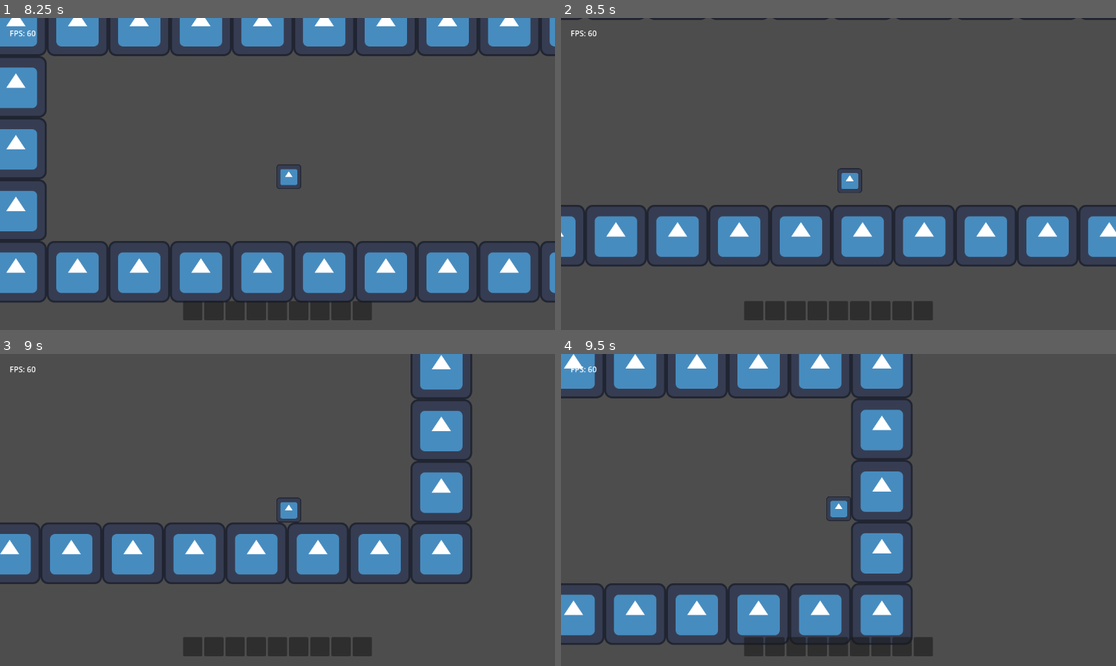
Above: before the commit, frames 1-4 (two rows, left to right).
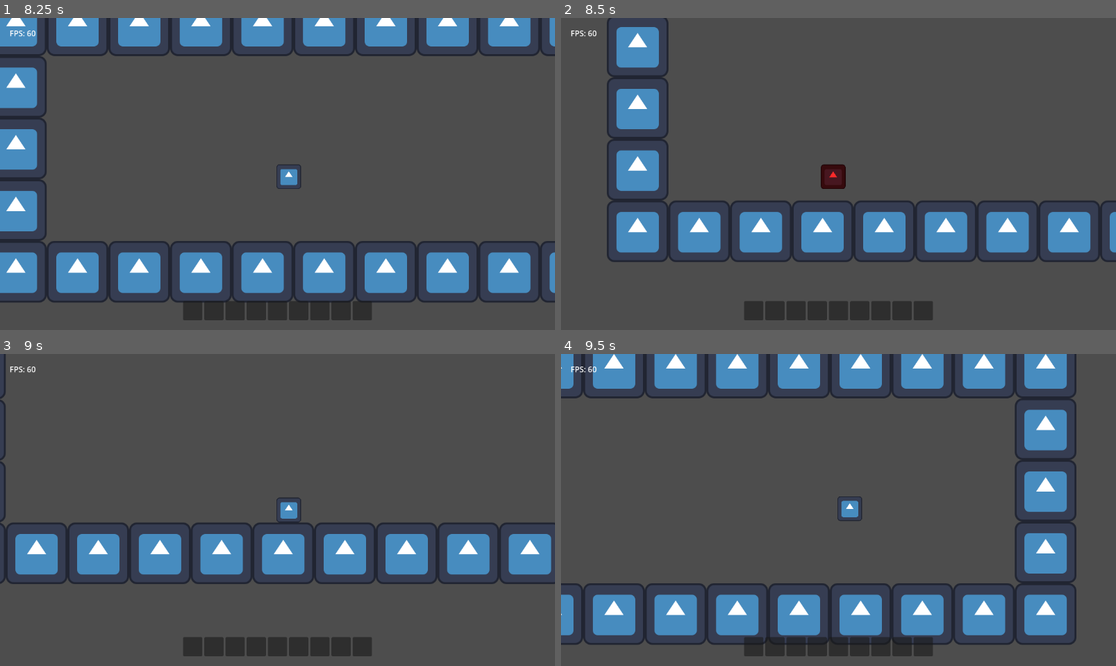
Above: after the commit, the same moments.

Repository: TheHumanMRP/RPG-Life-Tracker
Game: Godot game, scene res://Folders/Systems/Main/Scenes/main_scene.tscn
Same seed, same stepped clock (60 frames per second), same inputs: the game is played once before the commit and once after it. The engine's default icon, where the game draws it, is replaced by a stand-in: a white triangle on a blue panel in a dark square.
Inputs:
- Up to frame 1 (8.25 s): hold D (move_right) 0.53-2.03 s; tap Space (jump) at 0.77, 1.52, 3.02, 3.77, 4.52, 6.02, 6.77, 7.52 s; hold A (move_left) 2.03-2.78 s; hold D (move_right) 2.78-4.28 s; hold A (move_left) 4.28-5.03 s; hold D (move_right) 5.03-5.78 s; hold A (move_left) 5.78-7.28 s; hold D (move_right) from 7.28 s (still down)
- Up to frame 2 (8.5 s): keep holding D (move_right)
- Up to frame 3 (9 s): keep holding D (move_right)
- Up to frame 4 (9.5 s): keep holding D (move_right); tap Space (jump) at 9.02 s

Frame 1 is identical in both runs. In frame 2, 17% of the frame differs, in the area x 0-100%, y 0-80%; in frame 3, 14%; in frame 4, 26%, in the area x 0-93%, y 0-94%.

Commit message:
Auto commit at 2026-06-25 16:49:34

Diff:
--- a/Folders/Systems/Platformer_Components/Scenes/level.tscn
+++ b/Folders/Systems/Platformer_Components/Scenes/level.tscn
@@ -26,7 +26,7 @@
 position = Vector2(591, 39)
 
 [node name="DamageArea" parent="." unique_id=1450602764 instance=ExtResource("4_d6cyu")]
-position = Vector2(251, 50)
+position = Vector2(296, 54)
 insta_kill = true
 player_only = true
 width = 10.0
